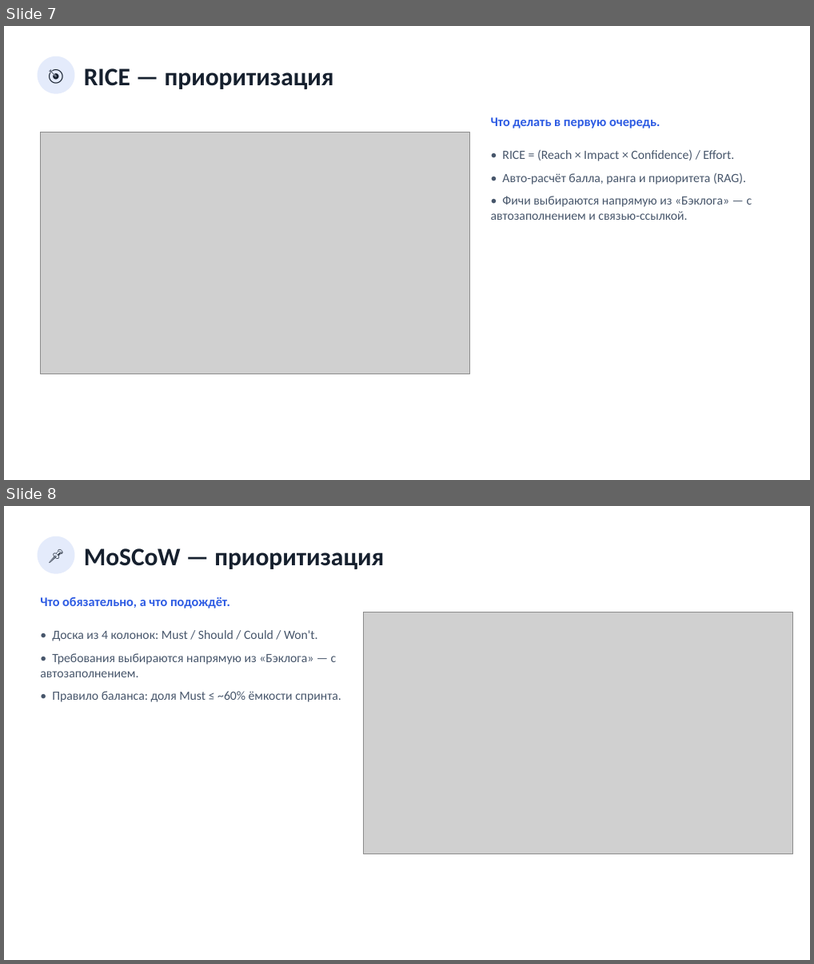
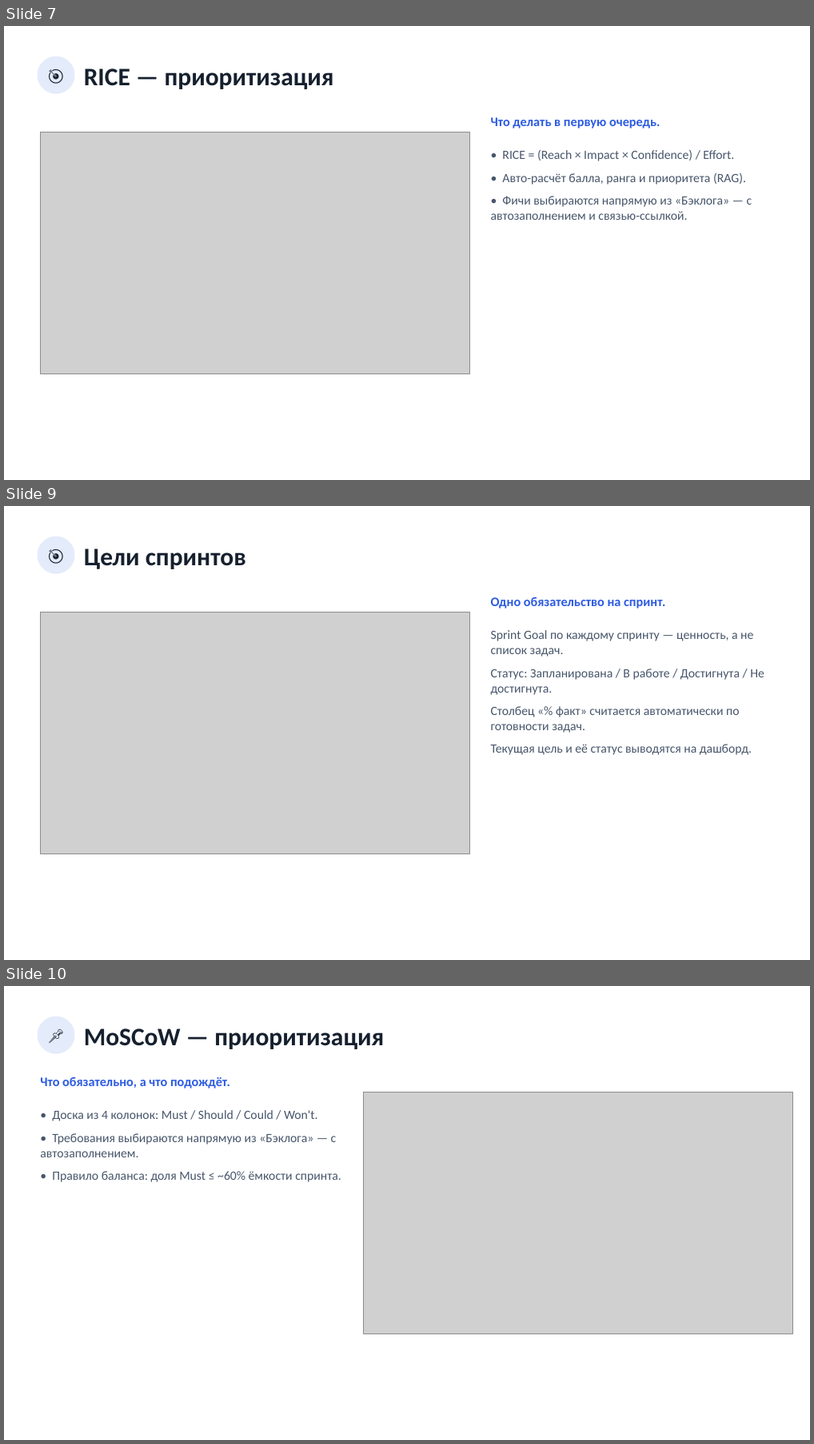
Before and after one commit to neoandrey1985/Planirovanie, a slide deck: frontend/docs/Презентация_приложения.pptx. Shown one above the other, each under a label of ours: slides 7 and 8 before the commit, slides 7, 9 and 10 after it; the slides between them are not shown. The pictures are 814x964 and 814x1444 pixels, drawn with LibreOffice and Linux fonts; fonts in the diff are those of the drawing; grey boxes stand for pictures. Boxes give left, top, right and bottom in pixels: in the first picture for what was removed or moved away, otherwise in the second. Text is boxed around its words. In the diff, an @@ line names an element or a change of style, - is before the commit and + after.

```diff
--- a/frontend/docs/Презентация_приложения.pptx
+++ b/frontend/docs/Презентация_приложения.pptx
@@ slide 9 added at [4, 506, 810, 960], background #FFFFFF @@
@@ ellipse added at [38, 536, 74, 574], fill #E4EBFB, 18 pt, text #16202E @@
+🎯
@@ text added at [84, 548, 246, 569], 30 pt, text #16202E, bold @@
+Цели спринтов
@@ text added at [491, 597, 666, 608], 15.5 pt, text #2D5BE3, bold @@
+Одно обязательство на спринт.
@@ picture added at [40, 612, 470, 853] @@
@@ text added at [491, 630, 765, 755], 15 pt, text #47566B @@
+Sprint Goal по каждому спринту — ценность, а не список задач.
+Статус: Запланирована / В работе / Достигнута / Не достигнута.
+Столбец «% факт» считается автоматически по готовности задач.
+Текущая цель и её статус выводятся на дашборд.
@@ what was slide 8 is now slide 10 @@
```
Also in this commit, not shown: 1 slide changed, 10 other slides added, 5 other files.
